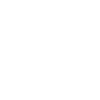
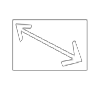
Revision of a layered w=100, h=100 image; what changed, layer by layer:
hid "telecharger" (1st of 2) over left=12, top=19, right=87, bottom=71
showed "adapter", painted on it over left=12, top=19, right=88, bottom=71
